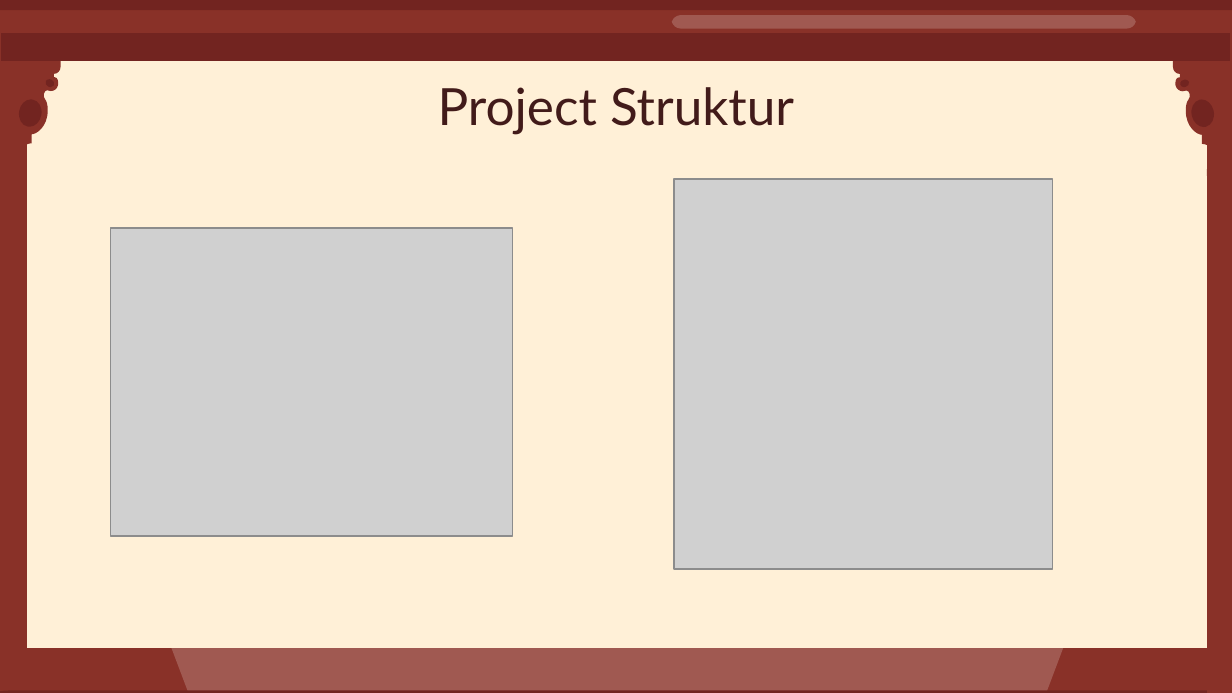
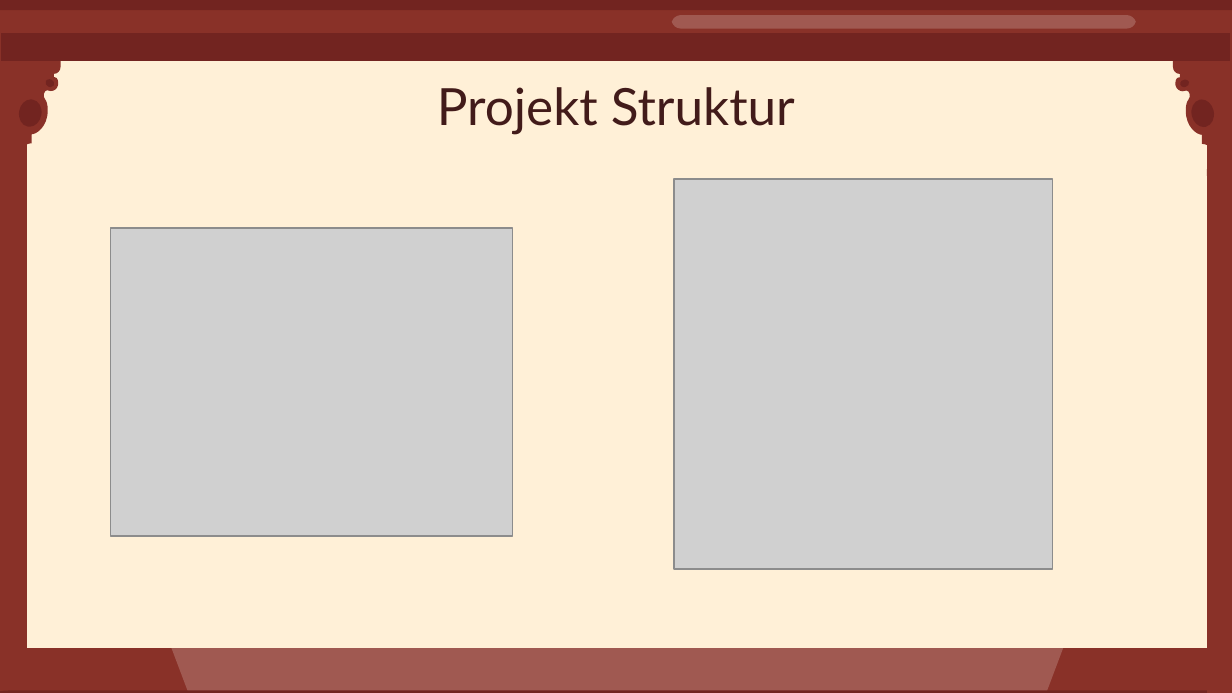
Before and after one commit to Zeno-Paukner/JPALibraryManager, a slide deck: slide 10 of docs/First_Chapter_End_Presentation.pptx (slide 9 before the commit). Drawn at 1232x693 pixels with LibreOffice and Linux fonts; fonts in the diff are those of the drawing; grey boxes stand for pictures. Boxes give left, top, right and bottom in pixels: in the first picture for what was removed or moved away, otherwise in the second. Text is boxed around its words. In the diff, an @@ line names an element or a change of style, - is before the commit and + after.

Commit message:
typo

```diff
--- a/docs/First_Chapter_End_Presentation.pptx
+++ b/docs/First_Chapter_End_Presentation.pptx
@@ title at <box>437,87,795,135</box>: text changed @@
-Project Struktur
+Projekt Struktur
```
Also in this commit, not shown: 6 other slides changed, 4 slides added.
